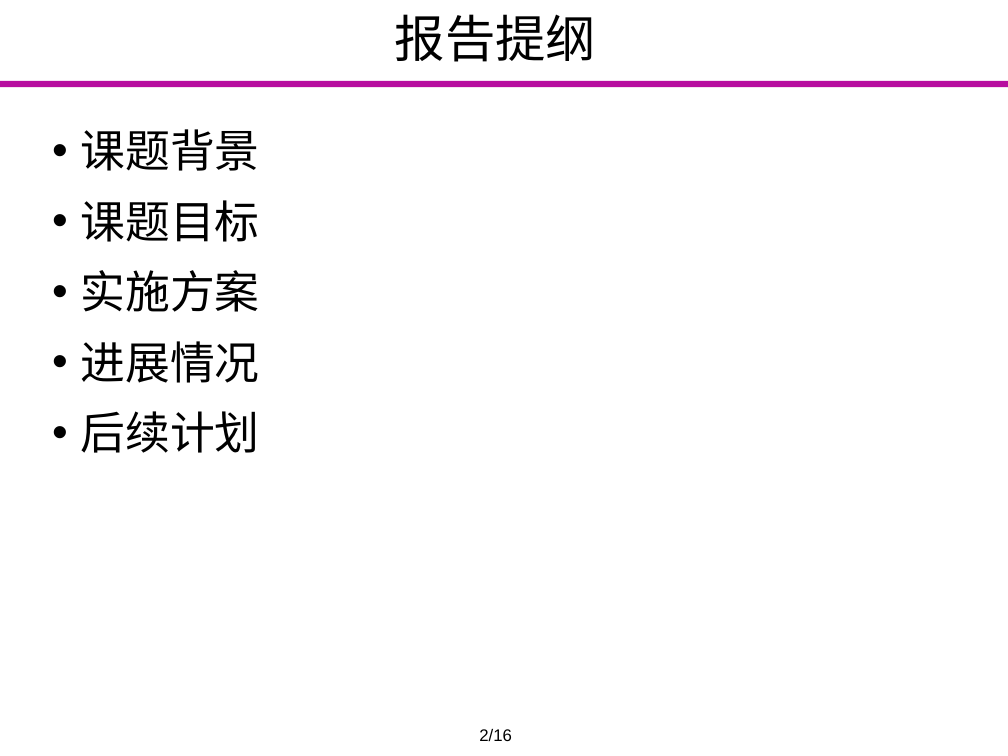
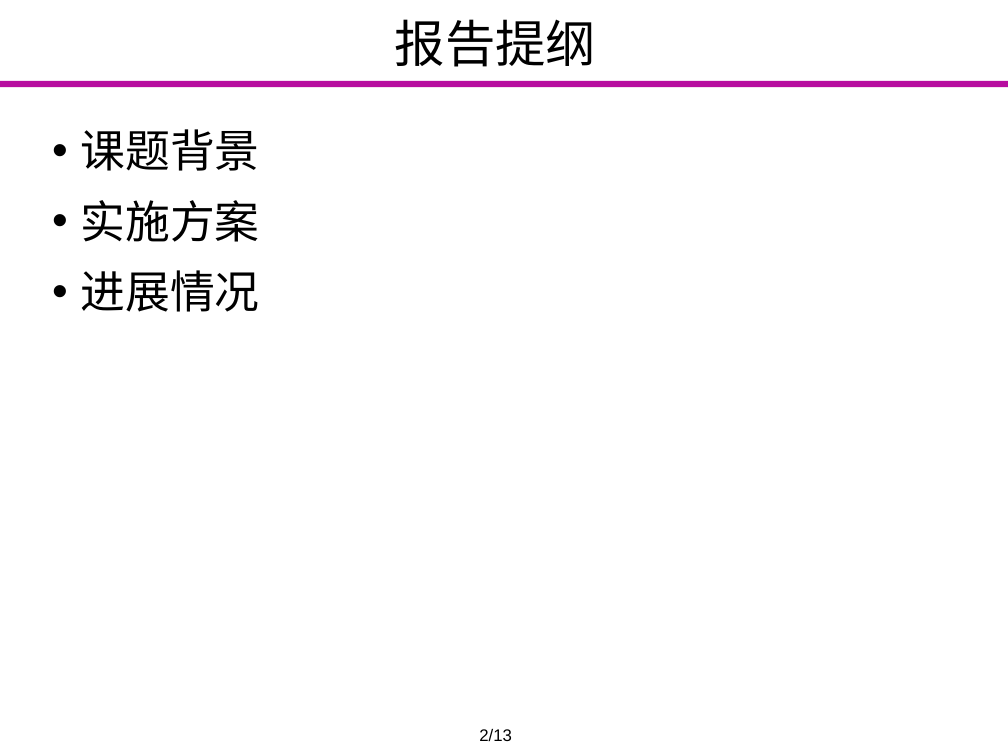
Before and after one commit to Markov2016/lunwen, a slide deck: slide 2 of dabian/杨一雄_毕业设计答辩.pptx. Drawn at 1008x756 pixels with LibreOffice and Linux fonts; fonts in the diff are those of the drawing; background and template pictures are left out. Boxes give left, top, right and bottom in pixels: in the first picture for what was removed or moved away, otherwise in the second. Text is boxed around its words. In the diff, an @@ line names an element or a change of style, - is before the commit and + after.

```diff
--- a/dabian/杨一雄_毕业设计答辩.pptx
+++ b/dabian/杨一雄_毕业设计答辩.pptx
@@ title "报告提纲": place and size @@
-title "报告提纲" at box(395, 14, 597, 62)
+title "报告提纲" at box(395, 19, 597, 67)
@@ text at box(80, 200, 259, 242): paragraph removed @@
-• 课题目标
@@ text at box(80, 411, 259, 453): paragraph removed @@
-• 后续计划
@@ text at box(479, 729, 512, 741): text changed @@
-2/16
+2/13
```
Also in this commit, not shown: 10 other slides changed, 2 slides added, 5 slides removed.
